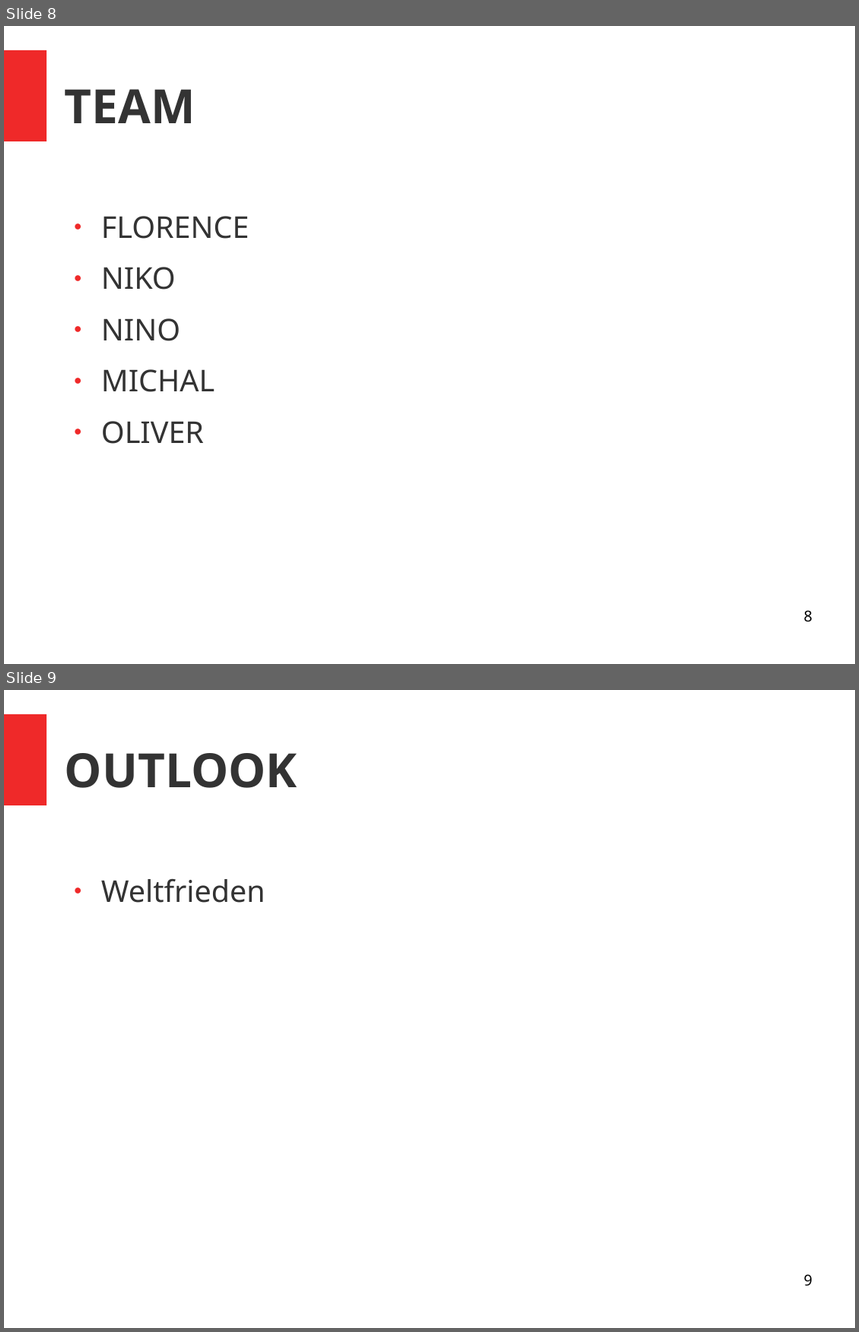
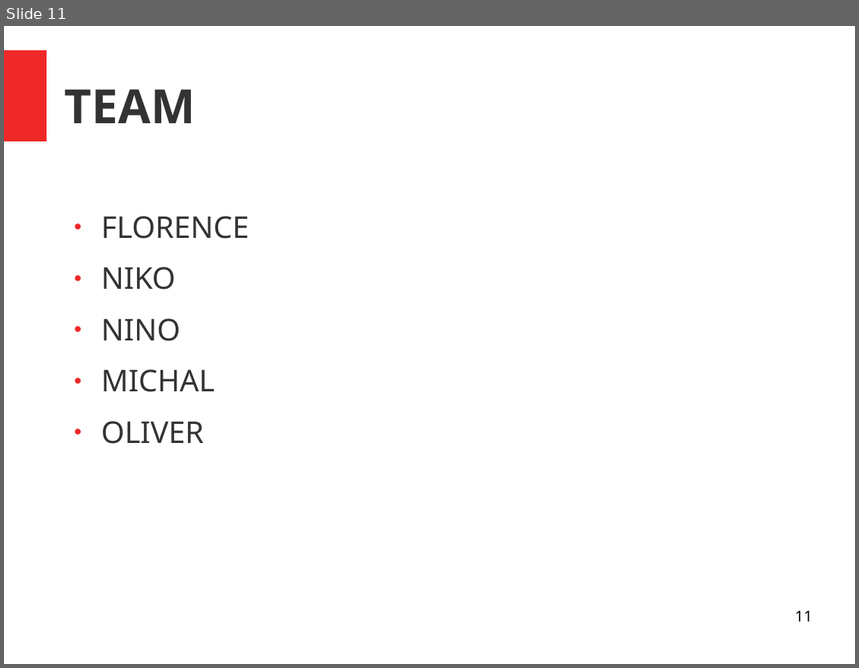
Before and after one commit to ninomllr/bernhackt-2023, a slide deck: Draft_presentation.odp. Shown one above the other, each under a label of ours: slides 8 and 9 before the commit, slide 11 after it. The pictures are 859x1332 and 859x668 pixels, drawn with LibreOffice and Linux fonts; fonts in the diff are those of the drawing. Boxes give left, top, right and bottom in pixels: in the first picture for what was removed or moved away, otherwise in the second. Text is boxed around its words. In the diff, an @@ line names an element or a change of style, - is before the commit and + after.

```diff
--- a/Draft_presentation.odp
+++ b/Draft_presentation.odp
@@ slide 9 removed at bbox=[4, 690, 855, 1328], background #FFFFFF; not listed: 1 template element that a slide beside it also shows @@
@@ title removed at bbox=[65, 753, 297, 788] @@
-OUTLOOK
@@ text removed at bbox=[101, 878, 265, 903] @@
-● Weltfrieden
@@ page number removed at bbox=[804, 1274, 813, 1287] @@
-9
@@ what was slide 8 is now slide 11 @@
@@ page number at bbox=[795, 611, 813, 622]: text changed @@
-8
+11
```
Also in this commit, not shown: 1 slide changed, 5 slides added, 1 other slide removed.
